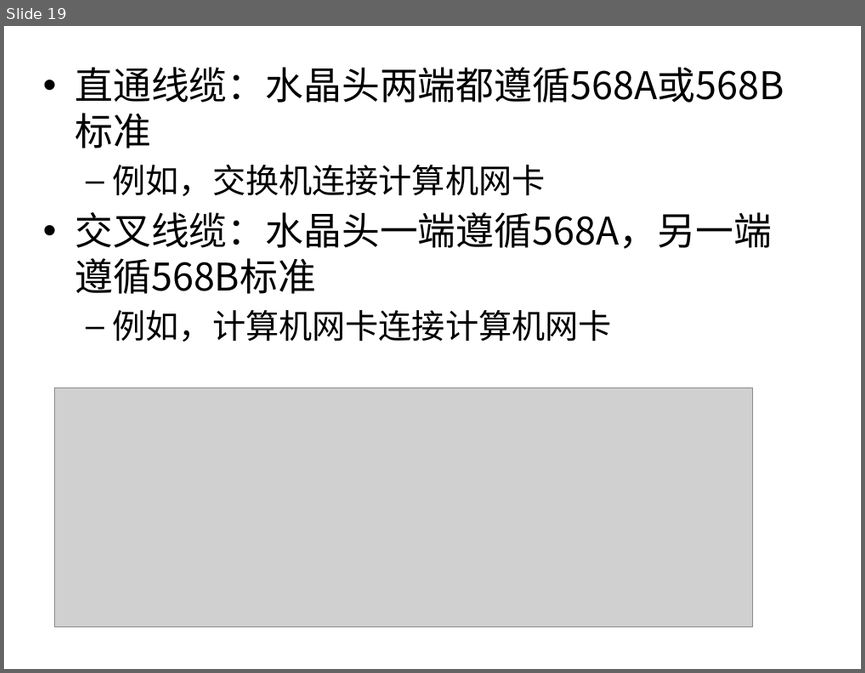
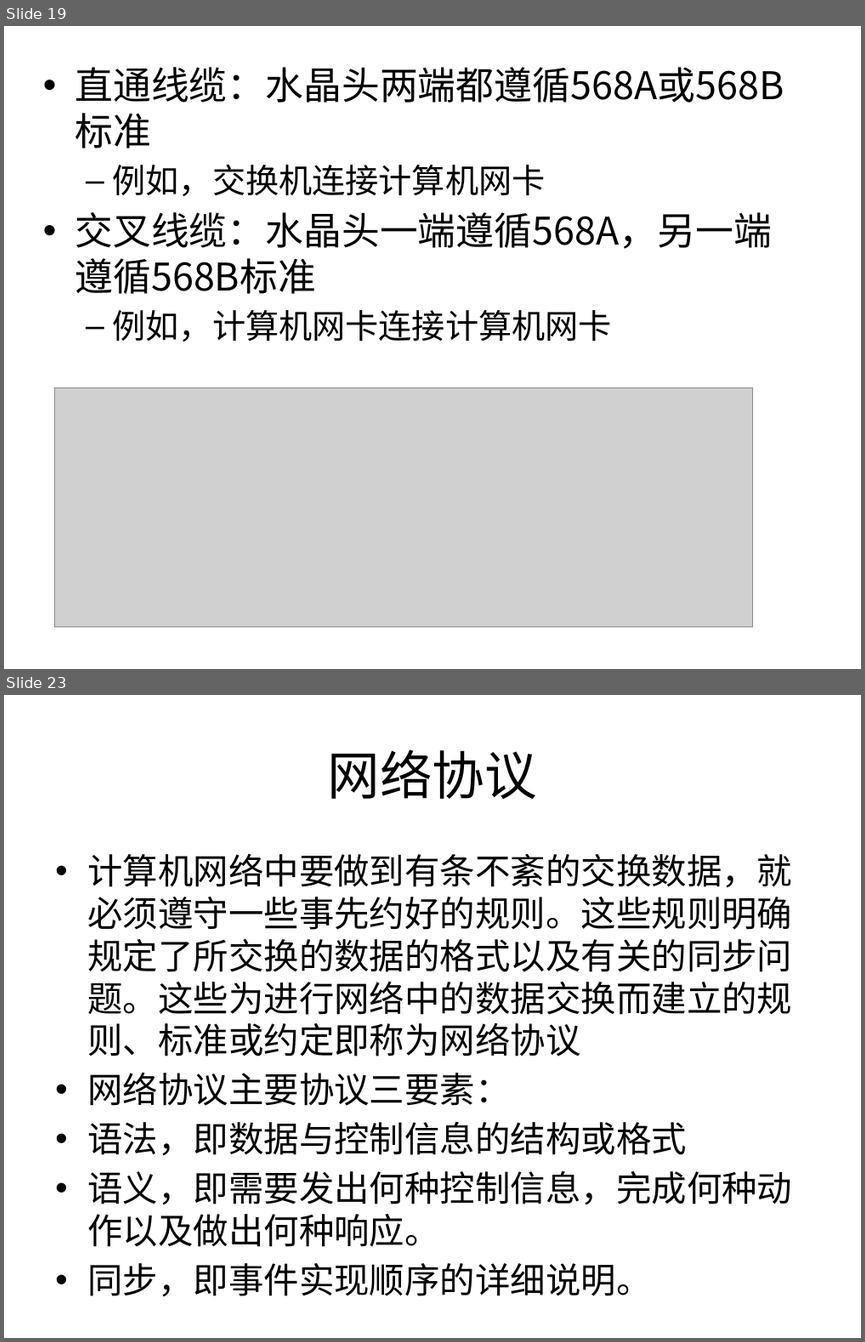
Before and after one commit to sans123wx/class, a slide deck: 第六章 计算机网络.pptx. Shown one above the other, each under a label of ours: slide 19 before the commit, slides 19 and 23 after it; the slides between them are not shown. The pictures are 865x673 and 865x1342 pixels, drawn with LibreOffice and Linux fonts; fonts in the diff are those of the drawing; grey boxes stand for pictures. Boxes give left, top, right and bottom in pixels: in the first picture for what was removed or moved away, otherwise in the second. Text is boxed around its words. In the diff, an @@ line names an element or a change of style, - is before the commit and + after.

```diff
--- a/第六章 计算机网络.pptx
+++ b/第六章 计算机网络.pptx
@@ slide 23 added at [4, 695, 861, 1338], background #FFFFFF @@
@@ title added at [328, 749, 537, 799], 44 pt, text #000000 @@
+网络协议
@@ text added at [87, 854, 792, 1247], 29.6 pt, text #000000 @@
+• 计算机网络中要做到有条不紊的交换数据，就必须遵守一些事先约好的规则。这些规则明确规定了所交换的数据的格式以及有关的同步问题。这些为进行网络中的数据交换而建立的规则、标准或约定即称为网络协议
+• 网络协议主要协议三要素：
+• 语法，即数据与控制信息的结构或格式
+• 语义，即需要发出何种控制信息，完成何种动作以及做出何种响应。
+• 同步，即事件实现顺序的详细说明。
```
Also in this commit, not shown: 5 other slides added.
